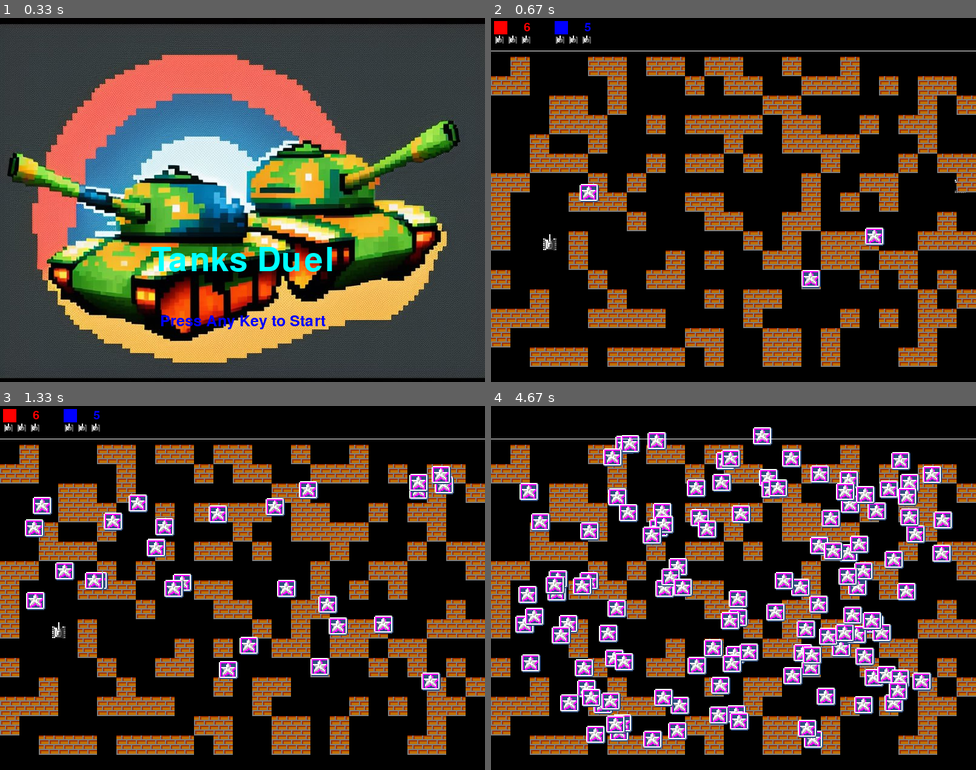
Above: before the commit, frames 1-4 (two rows, left to right).
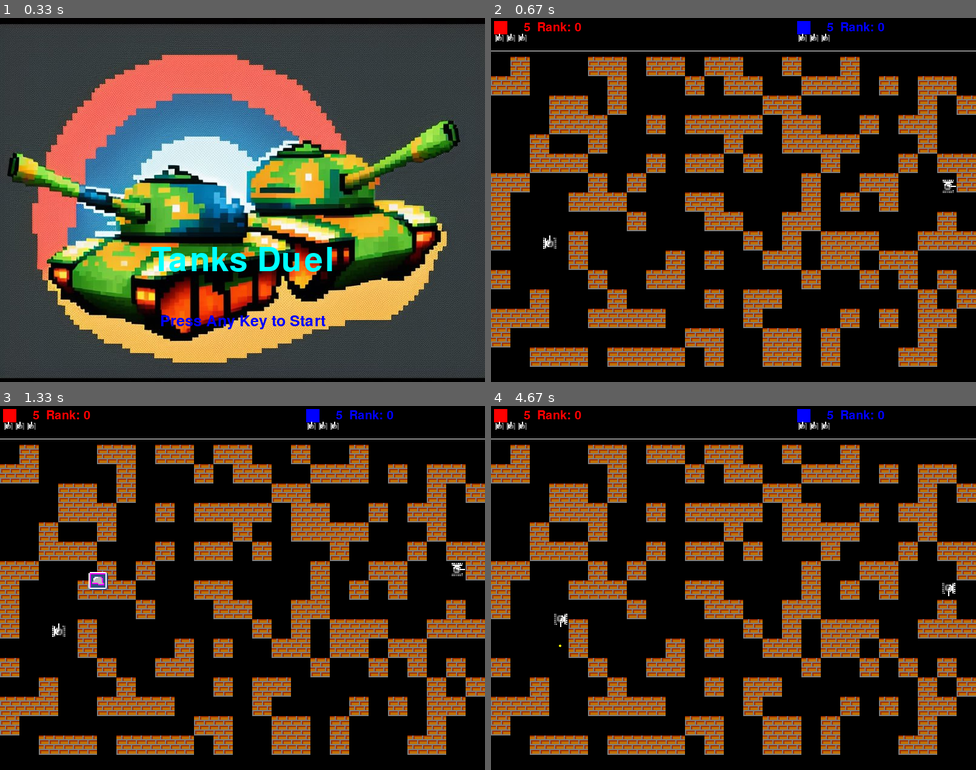
Above: after the commit, the same moments.

Repository: AlexeyAlekseev/pvp_tanks
Game: pygame game, started from main.py
Two runs of this game, one before a commit and one after it. Both use one fixed random seed, a clock stepped at 60 frames per second and the inputs below.
Inputs:
- Up to frame 1 (0.33 s): no input
- Up to frame 2 (0.67 s): hold Right from 0.33 s (still down)
- Up to frame 3 (1.33 s): release Right at 0.8 s; hold Up 0.83-1.13 s; hold Right from 1.17 s (still down)
- Up to frame 4 (4.67 s): release Right at 1.63 s; hold Left 1.67-2.2 s; hold Down 2.23-2.53 s; tap Enter at 2.57 s; hold Left 2.9-3.3 s; hold A 2.9-3.3 s; tap Space at 2.97, 3.27, 3.4, 3.8, 4.1, 4.47 s; hold Up 3.33-3.7 s; hold W 3.33-3.7 s; hold Right 3.73-4.37 s; hold D 3.73-4.37 s; hold Down from 4.4 s (still down); hold S from 4.4 s (still down)

Frame 1 is identical in both runs. In frame 2, 1.5% of the frame differs, in the area x 0-98%, y 0-75%; in frame 3, 5.6%; in frame 4, 22%, in the area x 0-96%, y 0-95%.

Commit message:
Implement Pygame for in-game objects and update UI
This commit outfits the game with various new objects via Pygame like tanks, bullets, blocks, and bangs. All these objects have been assigned their distinct state and behaviors for enhanced gameplay and interactivity. It also includes updates in the UI elements and introduces a User Interface (UI) manager handling all the UI aspects of the game more efficiently.

Diff:
--- a/gameobjects/base.py
+++ b/gameobjects/base.py
@@ -1,4 +1,7 @@
-class GameObject:
+from abc import ABC, abstractmethod
+
+
+class GameObject(ABC):
     objects_list = []
 
     def __init__(self, objects_list: list):
@@ -11,5 +14,6 @@
     def draw(self):
         raise NotImplementedError
 
-    def damage(self, value):
-        raise NotImplementedError
+    @abstractmethod
+    def damage(self, **kwargs):
+        pass
--- /dev/null
+++ b/gameobjects/blocks.py
@@ -0,0 +1,101 @@
+from random import randint
+
+import pygame
+
+from gameobjects.base import GameObject
+from gameobjects.pygame_IU import (
+    screen,
+    image_brick,
+    image_bangs,
+    image_bonuses,
+    image_tank, sound_effects
+)
+from settings.settings import Settings
+
+
+class BrickBlock(GameObject):
+    """Manages the state and behavior of a Block in the game."""
+
+    def __init__(self, obj_coordinates, size, objects_list):
+        """Initialize the attributes of the Block."""
+        super().__init__(objects_list)
+        self.type = 'block'
+        self.rect = pygame.Rect(obj_coordinates[0], obj_coordinates[1], size,
+                                size)
+        self.hit_points = 1
+
+    def update(self):
+        """Updates the state of the Block."""
+        pass
+
+    def damage(self, value, rank=None):
+        """Applies damage to the Block."""
+        sound_effects["block_hit"].play()
+        self.hit_points -= value
+        if self.hit_points <= 0:
+            self.objects_list.remove(self)
+
+    def draw(self):
+        """Draws the Block on the gaming interface."""
+        screen.blit(image_brick[0], self.rect)
+
+    @staticmethod
+    def is_colliding(rect, objects_list):
+        """Checks for collision between the Block and other objects."""
+        for obj in objects_list:
+            if rect.colliderect(obj.rect):
+                return True
+        return False
+
+    @staticmethod
+    def create_if_no_collision(objects_list, grid_size):
+        """Creates an instance of Block if there's no collision."""
+        while True:
+            x = randint(
+                0,
+                Settings.SCREEN_WIDTH // Settings.GRID_SIZE - 1
+            ) * Settings.GRID_SIZE
+            y = randint(
+                2,
+                Settings.SCREEN_HEIGHT // Settings.GRID_SIZE - 1
+            ) * Settings.GRID_SIZE
+            rect = pygame.Rect(x, y, grid_size, grid_size)
+            if not BrickBlock.is_colliding(rect, objects_list):
+                return BrickBlock((x, y), grid_size, objects_list)
+
+
+class ArmorBlock(BrickBlock):
+
+    def __init__(self, obj_coordinates, size, objects_list):
+        """Initialize the attributes of the ArmorBlock."""
+        super().__init__(obj_coordinates, size, objects_list)
+        self.hit_points = 1
+
+    def damage(self, value, rank=None):
+        """Applies damage to the Block."""
+        if rank >= 3:
+            self.hit_points -= value
+            if self.hit_points <= 0:
+                self.objects_list.remove(self)
+        else:
+            pass
+
+    def draw(self):
+        """Draws the Block on the gaming interface."""
+        screen.blit(image_brick[1], self.rect)
+
+    @staticmethod
+    def create_if_no_collision(objects_list, grid_size):
+        """Creates an instance of ArmorBlock if there's no collision."""
+        while True:
+            x = randint(
+                0,
+                Settings.SCREEN_WIDTH // Settings.GRID_SIZE - 1
+            ) * Settings.GRID_SIZE
+            y = randint(
+                2,
+                Settings.SCREEN_HEIGHT // Settings.GRID_SIZE - 1
+            ) * Settings.GRID_SIZE
+            rect = pygame.Rect(x, y, grid_size, grid_size)
+            if not BrickBlock.is_colliding(rect, objects_list):
+                return ArmorBlock((x, y), grid_size, objects_list)
--- a/gameobjects/bullet.py
+++ b/gameobjects/bullet.py
@@ -27,38 +27,35 @@
         self.parent_y += self.bullet_y
         self.rect.x = self.parent_x
         self.rect.y = self.parent_y
+        self.collision()
 
+    def collision(self):
         to_remove = []
-
         if not (
-                0 <= self.parent_x <= Settings.SCREEN_WIDTH
-        ) or not (
+                0 <= self.parent_x <= Settings.SCREEN_WIDTH and
                 0 <= self.parent_y <= Settings.SCREEN_HEIGHT
         ):
             to_remove.append(self)
         else:
             for obj in self.objects_list:
-                if obj != self.parent and obj.type not in (
-                        'bang', 'bonus'
-                ) and obj.rect.collidepoint(
-                    self.parent_x,
-                    self.parent_y
-                ):
-                    obj.damage(self._damage)
+                if (obj is not self and
+                        obj is not self.parent and
+                        obj.type not in (
+                        'bonus', 'bang') and self.rect.colliderect(
+                            obj.rect)):
+                    if obj.type is not 'block':
+                        obj.damage(self._damage, self)
+                    else:
+                        obj.damage(self._damage, rank=self.parent.rank)
                     to_remove.append(self)
                     Bang(self.parent_x, self.parent_y, self.objects_list)
                     break
 
-        for bullet in self.objects_list:
-            if bullet != self and self.rect.colliderect(bullet.rect):
-                to_remove.append(self)
-                to_remove.append(bullet)
-
-        for bullet in to_remove:
-            if bullet in self.objects_list:
+        if to_remove:
+            for bullet in to_remove:
                 self.objects_list.remove(bullet)
 
-    def damage(self, value):
+    def damage(self, value, rank=None):
         """Apply damage to what the Bullet hits."""
         self.hit_points -= value
         if self.hit_points <= 0:
--- a/gameobjects/gameobjects.py
+++ b/gameobjects/gameobjects.py
@@ -8,59 +8,9 @@
     image_brick,
     image_bangs,
     image_bonuses,
-    image_tank
+    image_tank, sound_effects
 )
 from settings.settings import Settings
-
-
-class Block(GameObject):
-    """Manages the state and behavior of a Block in the game."""
-
-    def __init__(self, obj_coordinates, size, objects_list):
-        """Initialize the attributes of the Block."""
-        super().__init__(objects_list)
-        self.type = 'block'
-        self.rect = pygame.Rect(obj_coordinates[0], obj_coordinates[1], size,
-                                size)
-        self.hit_points = 1
-
-    def update(self):
-        """Updates the state of the Block."""
-        pass
-
-    def damage(self, value):
-        """Applies damage to the Block."""
-        self.hit_points -= value
-        if self.hit_points <= 0:
-            self.objects_list.remove(self)
-
-    def draw(self):
-        """Draws the Block on the gaming interface."""
-        screen.blit(image_brick, self.rect)
-
-    @staticmethod
-    def is_colliding(rect, objects_list):
-        """Checks for collision between the Block and other objects."""
-        for obj in objects_list:
-            if rect.colliderect(obj.rect):
-                return True
-        return False
-
-    @staticmethod
-    def create_if_no_collision(objects_list, grid_size):
-        """Creates an instance of Block if there's no collision."""
-        while True:
-            x = randint(
-                0,
-                Settings.SCREEN_WIDTH // Settings.GRID_SIZE - 1
-            ) * Settings.GRID_SIZE
-            y = randint(
-                2,
-                Settings.SCREEN_HEIGHT // Settings.GRID_SIZE - 1
-            ) * Settings.GRID_SIZE
-            rect = pygame.Rect(x, y, grid_size, grid_size)
-            if not Block.is_colliding(rect, objects_list):
-                return Block((x, y), grid_size, objects_list)
 
 
 class Bang(GameObject):
@@ -97,7 +47,7 @@
         self.image = image_bonuses[bonus_index]
         self.rect = self.image.get_rect(center=(px, py))
 
-        self.timer = 600
+        self.timer = 400
         self.bonus_index = bonus_index
 
     def update(self):
@@ -106,16 +56,46 @@
         else:
             self.objects_list.remove(self)
 
+        bonus_actions = {
+            0: self.star,
+            1: self.bonus_tank,
+            2: self.bonus_helmet
+        }
+
+        if self.bonus_index in bonus_actions:
+            bonus_actions[self.bonus_index]()
+
+    def star(self):
         for obj in self.objects_list:
             if obj.type == 'tank' and self.rect.colliderect(obj.rect):
-                if self.bonus_index == 0 and obj.rank < 3:
-                    if obj.rank < len(image_tank):
-                        obj.rank += 1
-                        obj.speed += 0.3
-                        obj.shoot_delay -= 10
-                        obj.hit_points += 1
-                        self.objects_list.remove(self)
-                        break
+                sound_effects["star"].play()
+                if obj.rank < len(image_tank) - 1:
+                    obj.rank += 1
+                    obj.speed += 0.3
+                    obj.shoot_delay -= 10
+                else:
+                    pass
+                self.objects_list.remove(self)
+
+    def bonus_tank(self):
+        for obj in self.objects_list:
+            if obj.type == 'tank' and self.rect.colliderect(obj.rect):
+                sound_effects["bonus"].play()
+                if obj.lives < 6:
+                    obj.lives += 1
+                else:
+                    pass
+                self.objects_list.remove(self)
+
+    def bonus_helmet(self):
+        for obj in self.objects_list:
+            if obj.type == 'tank' and self.rect.colliderect(obj.rect):
+                sound_effects["bonus"].play()
+                if obj.hit_points < 9:
+                    obj.hit_points += 1
+                else:
+                    pass
+                self.objects_list.remove(self)
 
     def draw(self):
         if self.timer % 30 < 15:
--- a/gameobjects/pygame_IU.py
+++ b/gameobjects/pygame_IU.py
@@ -1,6 +1,7 @@
 import pygame
 from settings.settings import Settings
 
+pygame.mixer.init()
 settings = Settings()
 screen = pygame.display.set_mode(
     (
@@ -17,17 +18,20 @@
     pygame.K_LEFT, pygame.K_RIGHT, pygame.K_UP, pygame.K_DOWN, pygame.K_RETURN
 )
 
-image_brick = pygame.image.load("images/block_brick.png")
+image_brick = [
+    pygame.image.load("images/block_brick.png"),
+    pygame.image.load("images/block_armor.png")
+]
 
 image_tank = [
     pygame.image.load("images/tank_level_0.png"),
     pygame.image.load("images/tank_level_1.png"),
     pygame.image.load("images/tank_level_2.png"),
     pygame.image.load("images/tank_level_3.png"),
-    # pygame.image.load("images/tank_level_4.png"),
-    # pygame.image.load("images/tank_level_5.png"),
-    # pygame.image.load("images/tank_level_6.png"),
-    # pygame.image.load("images/tank_level_7.png")
+    pygame.image.load("images/tank_level_4.png"),
+    pygame.image.load("images/tank_level_5.png"),
+    pygame.image.load("images/tank_level_6.png"),
+    pygame.image.load("images/tank_level_7.png")
 ]
 image_bangs = [
     pygame.image.load("images/bang_0.png"),
@@ -37,12 +41,22 @@
 
 image_bonuses = [
     pygame.image.load("images/bonus_star.png"),
-    # pygame.image.load("images/bonus_tank.png"),
+    pygame.image.load("images/bonus_tank.png"),
+    pygame.image.load("images/bonus_helmet.png"),
     # pygame.image.load("images/bonus_bomb.png"),
     # pygame.image.load("images/bonus_time.png"),
-    # pygame.image.load("images/bonus_helmet.png"),
     # pygame.image.load("images/bonus_shovel.png")
 ]
+
+sound_effects = {
+    "star": pygame.mixer.Sound("sounds/star.wav"),
+    "bonus": pygame.mixer.Sound("sounds/bonus.wav"),
+    "impact": pygame.mixer.Sound("sounds/impact.wav"),
+    "shoot": pygame.mixer.Sound("sounds/shoot.wav"),
+    "track_long": pygame.mixer.Sound("sounds/track_long.wav"),
+    "tank_hit": pygame.mixer.Sound("sounds/tank_hit.wav"),
+    "block_hit": pygame.mixer.Sound("sounds/block_hit.wav")
+}
 
 
 class UI:
@@ -70,7 +84,7 @@
         """Draw the tank on the gaming interface."""
         pygame.draw.rect(
             self.screen, obj.color,
-            (5 + index * 100, 5, 22, 22)
+            (5 + index * 500, 5, 22, 22)
         )
 
         tank_life_img = pygame.transform.scale(
@@ -81,18 +95,26 @@
             )
         )
 
+        tank_life_img_width = tank_life_img.get_width()
         lives = getattr(obj, 'lives')
         for i in range(lives):
             life_position = (
-                i * (tank_life_img.get_width() + 5) + 5 + index * 100,
-                5 + tank_life_img.get_height() + 5)
+                i * (tank_life_img.get_width() + 2) + 5 + index * 500,
+                5 + tank_life_img.get_height() + 2)
             self.screen.blit(tank_life_img, life_position)
 
         text = self.fontUI.render(str(getattr(obj, 'hit_points')), 1,
                                   obj.color)
         rect = text.get_rect(
-            center=(5 + index * 100 + 32 + 22, 5 + 11))
+            center=(5 + index * 500 + 32 + 22, 5 + 11))
         self.screen.blit(text, rect)
+
+        # Draw tank rank
+        rank_text = self.fontUI.render(f"Rank: {getattr(obj, 'rank')}", 1,
+                                       obj.color)
+        rank_rect = rank_text.get_rect(
+            center=(5 + index * 500 + tank_life_img_width + 90, 5 + 11))
+        self.screen.blit(rank_text, rank_rect)
 
     def draw_text(self, text, font, color, location):
         render = font.render(text, True, color)
--- a/gameobjects/tank.py
+++ b/gameobjects/tank.py
@@ -3,9 +3,9 @@
 import pygame
 from gameobjects.base import GameObject
 from gameobjects.bullet import Bullet
-from gameobjects.gameobjects import Block
+from gameobjects.blocks import BrickBlock
 from settings.settings import Settings
-from gameobjects.pygame_IU import image_tank, screen
+from gameobjects.pygame_IU import image_tank, screen, sound_effects
 
 
 class Tank(GameObject):
@@ -17,7 +17,9 @@
             obj_coordinates: tuple[int, int],
             direct: int,
             move_input: tuple[int, int, int, int, int],
-            objects_list: list
+            objects_list: list,
+            sound_chanel: int
+
     ):
         """Initialize the attributes of the Tank."""
         super().__init__(objects_list)
@@ -41,60 +43,69 @@
         self.key_shoot = move_input[4]
 
         self.shoot_timer = 0
-        self.shoot_delay = 60
+        self.shoot_delay = 90
         self.bullet_speed = 5
         self.bullet_damage = 1
+
+        self.sound_channel = pygame.mixer.Channel(sound_chanel)
+        self.sound_channel.set_volume(0.5)
 
     def update(self):
         """Update the state of the Tank."""
         self.change_tank_state()
-        new_x, new_y = self.check_boundaries()
-        self.update_position(new_x, new_y)
-        self.check_collisions(new_x, new_y)
+        self.check_boundaries()
         self.shoot_bullet()
 
     def check_boundaries(self):
         """Checks and adjusts for boundaries"""
         keys = pygame.key.get_pressed()
 
-        # Initialize new_x and new_y as the original positions
-        new_x, new_y = self.rect.topleft
+        # original positions
+        prev_x, prev_y = self.rect.topleft
+
+        # Don't play the sound by default
+        should_play_sound = False
 
         if keys[self.move_left]:
-            new_x -= self.speed
-            if new_x < 0:
-                new_x = 0
+            should_play_sound = True
+            self.rect.x -= self.speed
+            if self.rect.x < 0:
+                self.rect.x = 0
             self.direct = 3
         elif keys[self.move_right]:
-            new_x += self.speed
-            if new_x > Settings.SCREEN_WIDTH - self.rect.width:
-                new_x = Settings.SCREEN_WIDTH - self.rect.width
+            should_play_sound = True
+            self.rect.x += self.speed
+            if self.rect.x > Settings.SCREEN_WIDTH - self.rect.width:
+                self.rect.x = Settings.SCREEN_WIDTH - self.rect.width
             self.direct = 1
         elif keys[self.move_up]:
-            new_y -= self.speed
-            if new_y < 0:
-                new_y = 0
+            should_play_sound = True
+            self.rect.y -= self.speed
+            if self.rect.y < 0:
+                self.rect.y = 0
             self.direct = 0
         elif keys[self.move_down]:
-            new_y += self.speed
-            if new_y > (Settings.SCREEN_HEIGHT - 2) - self.rect.height:
-                new_y = (Settings.SCREEN_HEIGHT - 2) - self.rect.height
+            should_play_sound = True
+            self.rect.y += self.speed
+            if self.rect.y > (Settings.SCREEN_HEIGHT - 2) - self.rect.height:
+                self.rect.y = (Settings.SCREEN_HEIGHT - 2) - self.rect.height
             self.direct = 2
 
-        return new_x, new_y
+        if self.rect.y < 2 * Settings.GRID_SIZE:
+            self.rect.y = 2 * Settings.GRID_SIZE
 
-    def update_position(self, new_x: int, new_y: int) -> None:
-        """Updates the position if not in the top row of the grid"""
-        if new_y < 2 * Settings.GRID_SIZE:
-            new_y = 2 * Settings.GRID_SIZE
-        self.rect.x, self.rect.y = new_x, new_y
+        # Play the tank moving sound if tank is moving
+        if should_play_sound:
+            if not self.sound_channel.get_busy():
+                self.sound_channel.play(sound_effects["track_long"])
+        else:
+            self.sound_channel.stop()  # Stop the sound
 
-    def check_collisions(self, new_x: int, new_y: int) -> None:
-        """Checks for collision with other objects"""
+        # check collision
         for obj in self.objects_list:
             if obj != self and obj.type != 'bonus' and self.rect.colliderect(
                     obj.rect):
-                self.rect.topleft = new_x, new_y
+                self.rect.topleft = prev_x, prev_y
 
     def shoot_bullet(self):
         """Checks if shooting is possible and shoots"""
@@ -105,6 +116,9 @@
             Bullet(self, self.rect.centerx, self.rect.centery, bullet_x,
                    bullet_y, self.bullet_damage, self.objects_list)
             self.shoot_timer = self.shoot_delay
+
+            # Start to play the shooting sound
+            sound_effects["shoot"].play()
 
         if self.shoot_timer > 0:
             self.shoot_timer -= 1
@@ -128,15 +142,15 @@
         """Draw the Tank on the gaming interface."""
         screen.blit(self.image, self.rect)
 
-    def damage(self, value):
+    def damage(self, value, rank=None):
         """Apply damage to the Tank."""
         self.hit_points -= value
-        if self.rank > 0:
-            self.rank -= value
-        else:
-            self.rank = 0
+        sound_effects["tank_hit"].play()
         if self.hit_points <= 0:
+            sound_effects["impact"].play()  # Play the destruction sound
             self.reset()
+        elif self.rank > 0:
+            self.rank -= 1
 
     @staticmethod
     def create_if_no_collision(objects_list, grid_size):
@@ -151,7 +165,7 @@
                 Settings.SCREEN_HEIGHT // Settings.GRID_SIZE - 1
             ) * Settings.GRID_SIZE
             rect = pygame.Rect(x, y, grid_size, grid_size)
-            if not Block.is_colliding(rect, objects_list):
+            if not BrickBlock.is_colliding(rect, objects_list):
                 return x, y
 
     def reset(self):
--- a/main.py
+++ b/main.py
@@ -3,17 +3,22 @@
 
 import pygame
 
-from gameobjects.gameobjects import Block, Bonus
+from gameobjects.blocks import BrickBlock, ArmorBlock
+from gameobjects.gameobjects import Bonus
 from settings.settings import Settings
-from gameobjects.pygame_IU import UI, PLAYER1_INPUT, PLAYER2_INPUT, \
+from gameobjects.pygame_IU import (
+    UI,
+    PLAYER1_INPUT,
+    PLAYER2_INPUT,
     image_bonuses
+)
 from gameobjects.tank import Tank
 
 settings = Settings()
 
 game_objects = []
-bullets = []
 ui = UI(game_objects)
+
 
 def create_objects():
     Tank(
@@ -21,17 +26,34 @@
         settings.PLAYER1_INIT_POSITION,
         0,
         PLAYER1_INPUT,
-        game_objects
+        game_objects,
+        4
     )
     Tank(
         settings.BLUE_COLOR,
         settings.PLAYER2_INIT_POSITION,
         0,
         PLAYER2_INPUT,
-        game_objects
+        game_objects,
+        3
     )
     for _ in range(settings.BLOCKS_COUNT):
-        Block.create_if_no_collision(game_objects, settings.GRID_SIZE)
+        BrickBlock.create_if_no_collision(game_objects, settings.GRID_SIZE)
+
+
+def update_objects(timer):
+    # Change bricks block to armored
+    if timer % (60 * settings.FPS) == 0:  # Каждую минуту
+        bricks_to_replace = [block for block in game_objects if
+                             isinstance(block, BrickBlock)]
+        for brick in bricks_to_replace:
+            game_objects.remove(brick)
+            if randint(0, 100) < 30:
+                ArmorBlock.create_if_no_collision(game_objects,
+                                                  settings.GRID_SIZE)
+            else:
+                BrickBlock.create_if_no_collision(game_objects,
+                                                  settings.GRID_SIZE)
 
 
 def handle_game_over(objects):
@@ -49,7 +71,6 @@
         sys.exit()
     elif event.type == pygame.KEYDOWN:
         game_objects.clear()
-        bullets.clear()
         gameplay = True
         create_objects()
     return gameplay
@@ -80,18 +101,14 @@
     title_screen = True
     game_status = True
     gameplay = True
+    game_timer = 0
     create_objects()
-    print(game_objects)
-    print('*' * 120)
-    print(bullets)
-    print('*' * 120)
-    for obj in game_objects:
-        print(obj)
 
     while game_status:
         if title_screen:
             ui.draw_title_screen()
             pygame.display.update()
+            music_started = False
 
             for event in pygame.event.get():
                 (game_status,
@@ -101,7 +118,13 @@
                     title_screen
                 )
         else:
+            if not music_started:
+                pygame.mixer.music.load("sounds/main.mp3")
+                pygame.mixer.music.play()
+                music_started = True
+
             if gameplay:
+                game_timer += 1
                 for event in pygame.event.get():
                     if event.type == pygame.QUIT:
                         pygame.quit()
@@ -110,18 +133,15 @@
                 if bonus_timer > 0:
                     bonus_timer -= 1
                 else:
-                    generate_bonus()
+                    bonus_timer = generate_bonus()
 
-                for bullet in bullets:
-                    bullet.update()
+                update_objects(game_timer)
+
                 for obj in game_objects:
                     obj.update()
 
                 ui.update()
                 ui.screen.fill(settings.BOARD_BACKGROUND_COLOR)
-
-                for bullet in bullets:
-                    bullet.draw()
 
                 for obj in game_objects:
                     obj.draw()
@@ -131,6 +151,7 @@
                 for obj in game_objects:
                     if obj.type == 'tank' and obj.lives < 1:
                         gameplay = False
+
             else:
                 handle_game_over(game_objects)
                 for event in pygame.event.get():
@@ -140,5 +161,4 @@
 
 
 if __name__ == '__main__':
-    running = True
     main()
Not shown, added: sounds/block_hit.wav
Not shown, added: sounds/bonus.wav
Not shown, added: sounds/endgame.mp3
Not shown, added: sounds/impact.wav
Not shown, added: sounds/main.mp3
Not shown, added: sounds/shoot.wav
Not shown, added: sounds/star.wav
Not shown, added: sounds/tank_hit.wav
Not shown, added: sounds/track.wav
Not shown, added: sounds/track_long.wav
